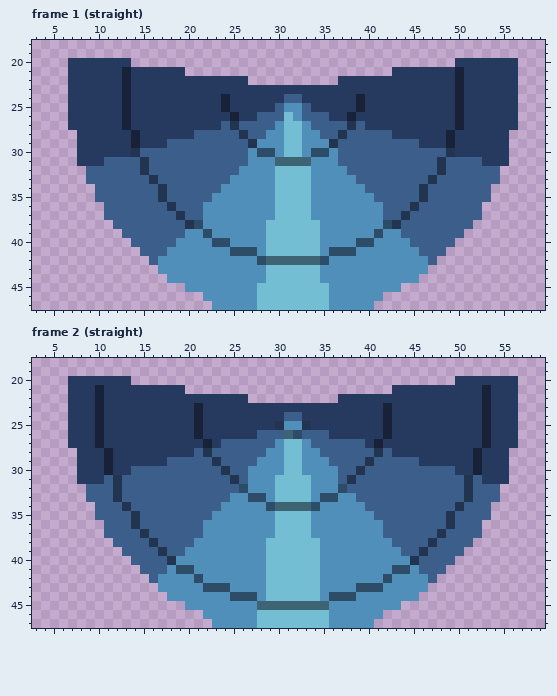
One commit to this pixel-art file: Art/SourceFiles/new_slide.ase. The picture above was drawn from the file before the commit.
64x48 pixels, 49 frames. Shown: frame 1 (straight): x 3..59, y 18..47; frame 2 (straight): x 3..59, y 18..47. The commit also changed other frames, which this record leaves out.
And afterwards:
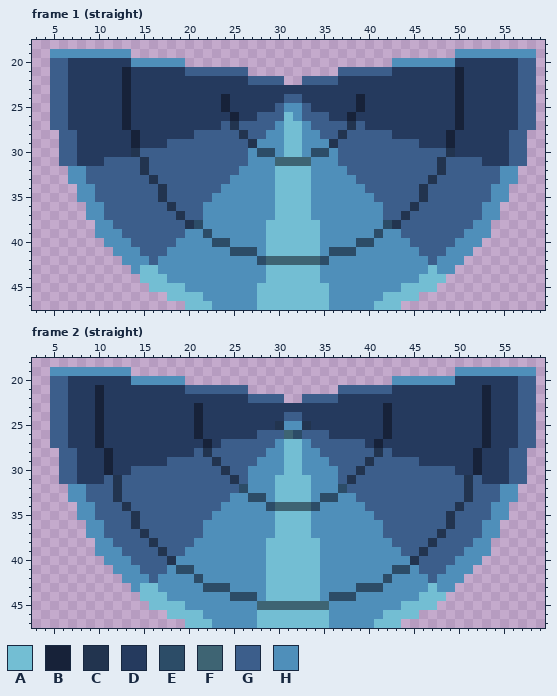
Palette (. is transparent): A #73bed3  B #172239  C #22344f  D #253a5e  E #2c4c67  F #3e6473  G #3c5e8b  H #4f8fba
Difference:
Changed rows in their new state; - is an unchanged pixel.
Frame 1 (straight), layer "tube":
first column x 5:
19 HHHHHHHHH------------------------------------HHHHHHHHH
20 GG-------HHHHHH-----------------------HHHHHHH-------GG
21 GG-------------GGGGGGG----------GGGGGG--------------GG
22 GG--------------------GGGG--GGGG--------------------GG
23 GG--------------------------------------------------GG
24 GG--------------------------------------------------GG
25 GG--------------------------------------------------GG
26 GG--------------------------------------------------GG
27 GG--------------------------------------------------GG
28 -GG------------------------------------------------GG-
29 -GG------------------------------------------------GG-
30 -GG------------------------------------------------GG-
31 -GG------------------------------------------------GG-
32 --HH----------------------------------------------HH--
33 --HH----------------------------------------------HH--
34 ---HH--------------------------------------------HH---
35 ---HH--------------------------------------------HH---
36 ----HH------------------------------------------HH----
37 ----HH------------------------------------------HH----
38 -----HH----------------------------------------HH-----
39 -----HHH--------------------------------------HHH-----
40 ------HHH------------------------------------HHH------
41 -------HHH----------------------------------HHH-------
42 --------HHH--------------------------------HHH--------
43 ---------HAA------------------------------AHH---------
44 ----------AAA----------------------------AAA----------
45 -----------AAAA------------------------AAAA-----------
46 -------------AAAA--------------------AAAA-------------
47 ---------------AAA------------------AAA---------------
Frame 2 (straight), layer "tube": the same change as frame 1 (straight)
Changed places in both pictures, as pixel boxes (x1, y1, x2, y2):
added: (50, 49, 536, 310)
added: (50, 367, 536, 628)
